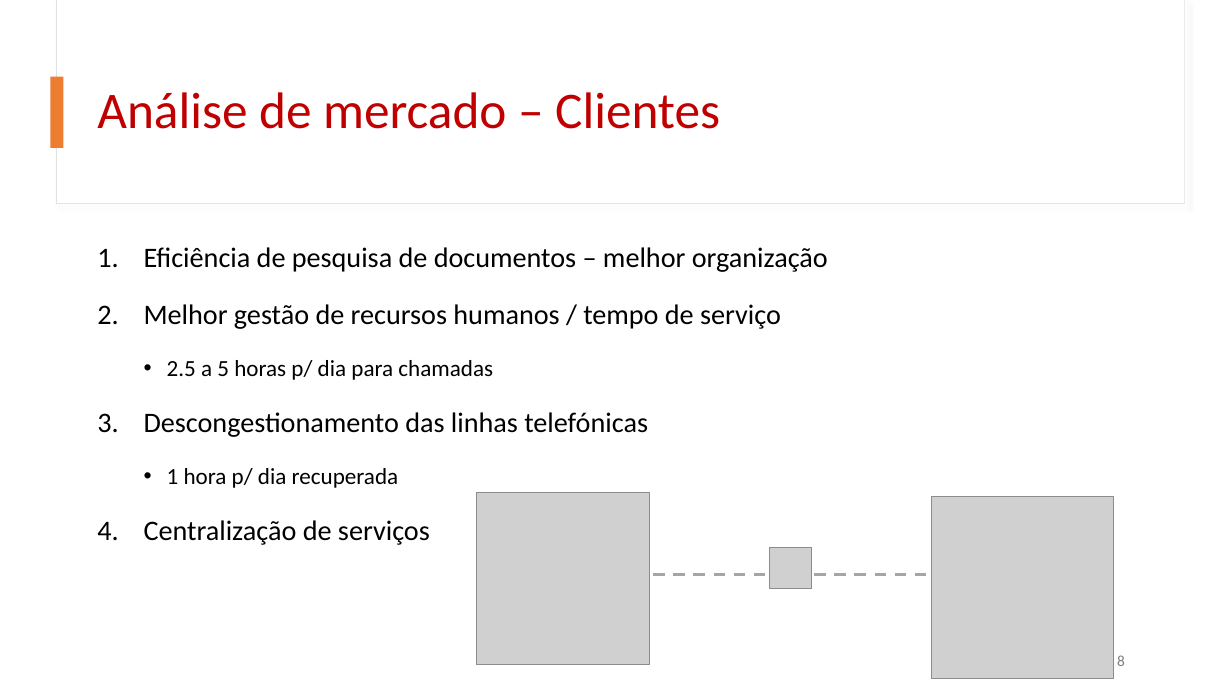
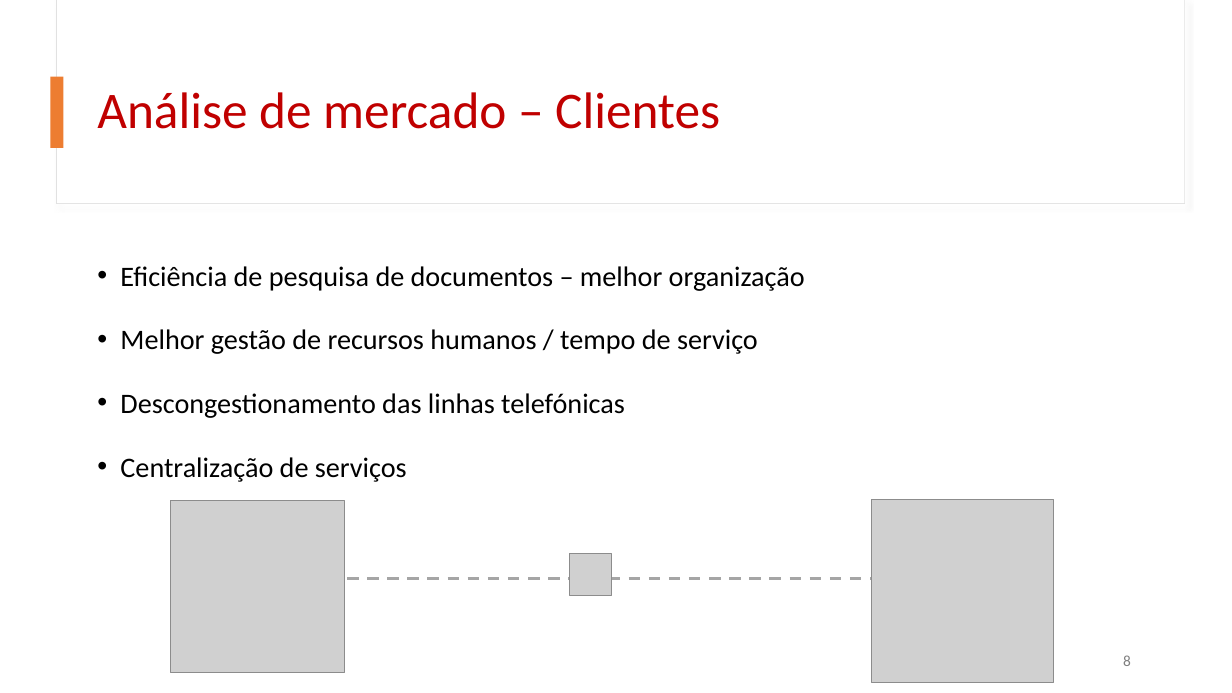
Before and after one commit to fliper6/USF-Portal_Utente, a slide deck: slide 8 of _apresentações/analise_mercado.pptx. Drawn at 1232x693 pixels with LibreOffice and Linux fonts; fonts in the diff are those of the drawing; grey boxes stand for pictures. Boxes give left, top, right and bottom in pixels: in the first picture for what was removed or moved away, otherwise in the second. Text is boxed around its words. In the diff, an @@ line names an element or a change of style, - is before the commit and + after.

```diff
--- a/_apresentações/analise_mercado.pptx
+++ b/_apresentações/analise_mercado.pptx
@@ text "Eficiência de pesquisa de documentos ..." at (120, 266, 805, 482): bullet 1. to •; line spacing 1 to 1.5; less space between paragraphs @@
@@ text at (167, 360, 493, 380): paragraph removed @@
-  • 2.5 a 5 horas p/ dia para chamadas
@@ text at (167, 468, 399, 488): paragraph removed @@
-  • 1 hora p/ dia recuperada
@@ picture: place and size @@
-picture at (476, 493, 650, 665)
+picture at (170, 501, 344, 673)
@@ picture: place and size @@
-picture at (932, 496, 1115, 679)
+picture at (872, 500, 1055, 683)
@@ picture: place and size @@
-picture at (770, 547, 811, 589)
+picture at (570, 554, 612, 595)
@@ line moved from (653, 575) - (933, 575) to (348, 579) - (901, 579) @@
@@ page number: place and size @@
-page number at (1117, 655, 1125, 666)
+page number at (1123, 655, 1131, 666)
```
Also in this commit, not shown: 2 other slides changed, 5 other files.
